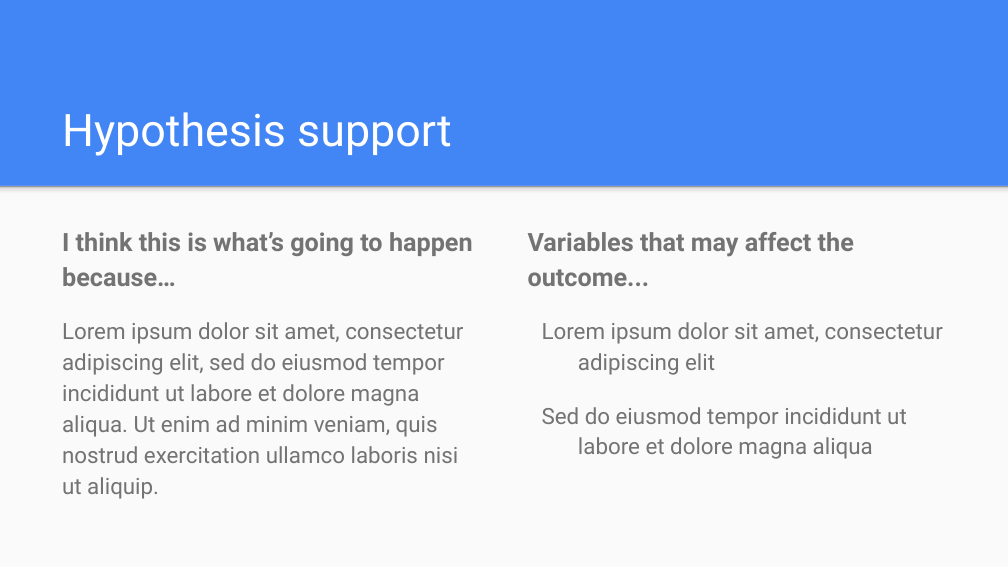
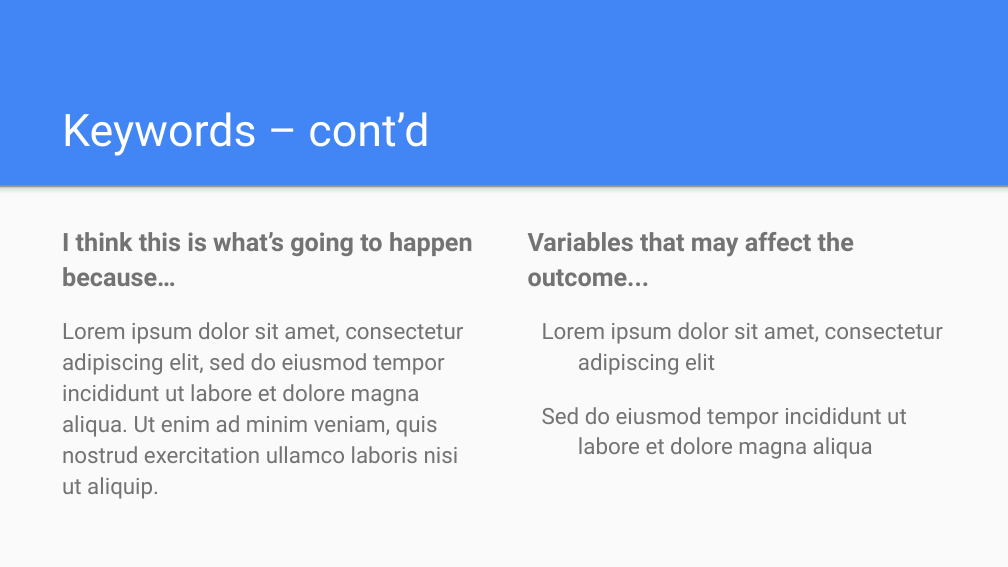
Before and after one commit to juxiangwu/ML, a slide deck: slide 14 of TensorFlow.pptx (slide 11 before the commit). Drawn at 1008x567 pixels with LibreOffice and Linux fonts; fonts in the diff are those of the drawing. Boxes give left, top, right and bottom in pixels: in the first picture for what was removed or moved away, otherwise in the second. Text is boxed around its words. In the diff, an @@ line names an element or a change of style, - is before the commit and + after.

```diff
--- a/TensorFlow.pptx
+++ b/TensorFlow.pptx
@@ title at <box>62,112,429,156</box>: text changed @@
-Hypothesis support
+Keywords – cont’d
```
Also in this commit, not shown: 2 other slides changed, 9 slides added, 4 slides removed, 1 other file.
